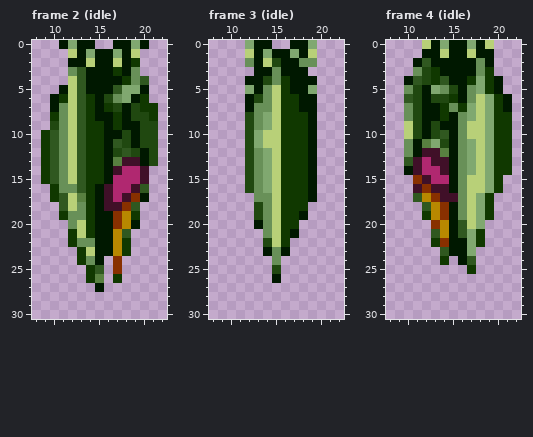
One commit to this pixel-art file: src/entities/enemies/skree/skree.aseprite. Above: the version before the commit.
32x32 pixels, 6 frames. Shown: frame 2 (idle): x 8..22, y 0..30; frame 3 (idle): x 8..22, y 0..30; frame 4 (idle): x 8..22, y 0..30. The commit also changed other frames, which this record leaves out.
The same view after the edit:
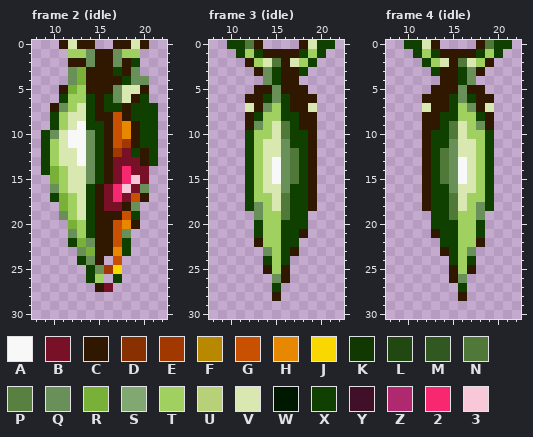
Palette (. is transparent): A #f8f8f8  B #781028  C #301800  D #883000  E #a03800  F #b88800  G #c85000  H #e88800  J #f8d800  K #103800  L #204810  M #305820  N #507838  P #588040  Q #689058  R #78b038  S #80a870  T #a0d060  U #b8d078  V #d8e8b0  W #001800  X #104000  Y #401028  Z #b02870  2 #f82870  3 #f8c8d8
From the commit log: enemy kills removes collisions properly skree freezes as expected
Diff:
Changed rows in their new state; - is an unchanged pixel.
Frame 2 (idle):
first column x 9:
 0 --CVCC--CCVC-
 1 ---TTQCCQTT--
 2 ---CCQCCQCX--
 3 ----RCCCXC---
 4 ---QRCCCCX-Q-
 5 --CRTCCCQVVC-
 6 -.XTTXCX-VCX-
 7 -C-TVXCXXCXXX
 8 -XTVVXCCGCXXX
 9 -XTVAXXCGHCXX
10 XQVAAQXCGHCXX
11 XTVAAQXCGECXX
12 XTVVAQXCEBXCX
13 XTVVAQXCBBBCX
14 XRTVVQXCB2BB-
15 .RTVVQXCB23B-
16 -QTVVXCB23BQ-
17 -XRTVXCB2BGC-
18 --RTVXCBBCQ--
19 --QTVXCCCGX--
20 ---RTXCCGHC--
21 ---QTXCCGQ---
22 ---XR-CCGX---
23 ----QRCCHX---
24 ----X-C-G----
25 -----XQEJ----
26 -----XT-X----
27 ------CB-----
Frame 3 (idle):
first column x 10:
 0 XXNC.--.CVXX
 1 -XTXCCCCXTX-
 2 --CTVNCVTX--
 3 ---CQXCCX---
 4 --..QXCC..--
 5 --.CCQCCC.--
 6 --CCXQXCCC--
 7 --VC-TXCCV--
 8 --CXTTXXCC--
 9 --C-TVNXCC--
10 --XTTVNXXC--
11 --XTVVQXXC--
12 --XTVVQNXC--
13 --XTVAQNXC--
14 --XTVAQNXC--
15 --XTVAQNXC--
16 --XTVVQXXC--
17 --XTTVNXXC--
18 --XQTVNXXC--
19 ---QTTNXX---
20 ---XTTXXX---
21 ---XTTXXC---
22 ---CTTXX----
23 ----QTXC----
24 ----XTX-----
25 ----CTC-----
26 -----QC-----
27 -----X------
28 -----C------
Frame 4 (idle):
first column x 10:
 0 XXVC....CNXX
 1 -XTXCCCCXTX-
 2 -.XTVCNVTC--
 3 -..XCCXQC.--
 4 ....CCXQ...-
 5 ...CCCQCC..-
 6 ..CCCXQXCC..
 7 ..VCCXTQCV..
 8 ..CCXXTTXC..
 9 ..CCXNVTQC..
10 ..CXXNVTTX..
11 ..CXXQVVTX..
12 ..CXNQVVTX..
13 ..CXNQAVTX..
14 ..CXNQAVTX..
15 -.CXNQAVTX.-
16 -.CXXQVVTX.-
17 -.CXXNVTTX--
18 --CXXNVTQX--
19 --.XXNTTQ.--
20 ---XXXTTX---
21 ---CXXTTX---
22 ---.XXTTC---
23 ----CXTQ----
24 ----.XTX----
25 -----CTC----
26 -----CQ-----
27 ------X-----
28 ------C-----
Changed places in both pictures, as pixel boxes (x1, y1, x2, y2):
changed: (41, 40, 158, 292)
changed: (227, 40, 335, 301)
changed: (404, 40, 512, 301)
